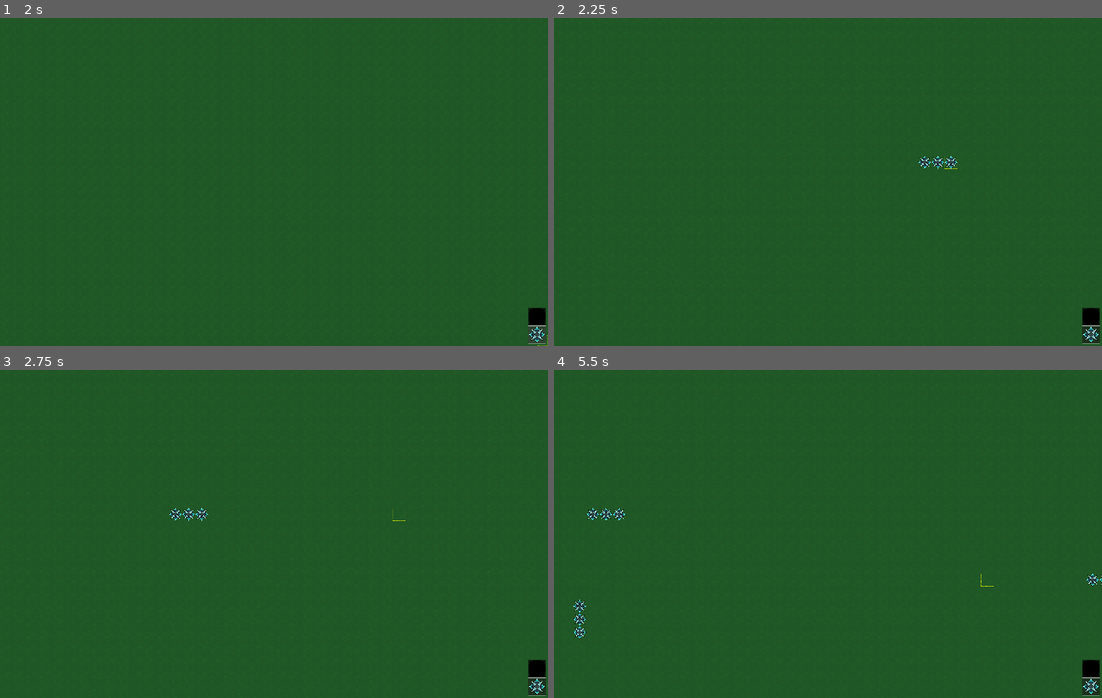
Above: before the commit, frames 1-4 (two rows, left to right).
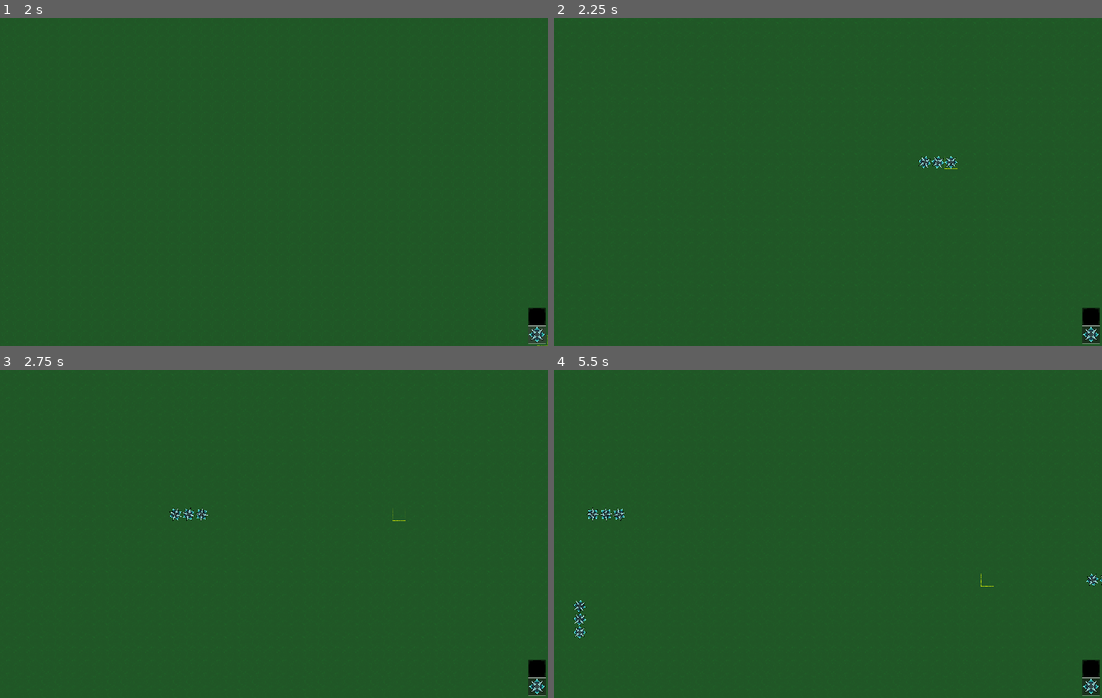
Above: after the commit, the same moments.

Repository: alexhays/CrystalTowerGame
Game: Godot game, scene res://scenes/main.tscn
Two runs of this game, one before a commit and one after it. Both use one fixed random seed, a clock stepped at 60 frames per second and the inputs below.
Inputs (mouse positions are in pixels of both pictures, inside the frame that each line leads up to):
- Up to frame 1 (2 s): click (537, 316) at 0.5 s; click (537, 336) at 1.25 s
- Up to frame 2 (2.25 s): tap Enter at 2 s; move the mouse to (948, 165) at 2.02 s; hold D (right) from 2.03 s (still down); tap Mouse wheel up (zoomIn) at 2.1 s; click (948, 165) at 2.17 s
- Up to frame 3 (2.75 s): keep holding D (right)
- Up to frame 4 (5.5 s): move the mouse to (718, 550) at 2.77 s; release D (right) at 2.78 s; hold S (down) 2.78-3.53 s; tap Mouse wheel down (zoomOut) at 2.85, 4.35 s; click (718, 550) at 2.92 s; move the mouse to (882, 461) at 3.52 s; hold D (right) 3.53-4.28 s; tap Mouse wheel up (zoomIn) at 3.6, 5.1 s; click (882, 461) at 3.67 s; move the mouse to (800, 599) at 4.27 s; hold W (up) 4.28-5.03 s; click (800, 599) at 4.42 s; move the mouse to (992, 583) at 5.02 s; hold A (left) from 5.03 s (still down); click (992, 583) at 5.17 s

Frame 1 is identical in both runs. In frame 2, less than 0.1% of the frame differs, in the area x 66-72%, y 42-47%; in frame 3, 0.1%; in frame 4, 0.3%, in the area x 3-100%, y 41-82%.

Commit message:
Update spike_tower.gd

Diff:
--- a/scripts/spike_tower.gd
+++ b/scripts/spike_tower.gd
@@ -1,9 +1,6 @@
-extends TileMap
+extends StaticBody2D
 
-signal leftClick(pos)
-signal rightClick(pos)
-
-var tile = Vector2(0,0)
+@export var speed = 5
 
 # Called when the node enters the scene tree for the first time.
 func _ready():
@@ -12,12 +9,4 @@
 
 # Called every frame. 'delta' is the elapsed time since the previous frame.
 func _process(delta):
-	erase_cell(2,tile)
-	tile = local_to_map(get_local_mouse_position())
-	if get_cell_source_id(0,tile)==0:
-		set_cell(2,tile,1,Vector2(0,0),0)
-		var globalPos = to_global(map_to_local(tile))
-		if Input.is_mouse_button_pressed(MOUSE_BUTTON_LEFT):
-			emit_signal("leftClick",globalPos.x,globalPos.y)
-		elif Input.is_mouse_button_pressed(MOUSE_BUTTON_RIGHT):
-			emit_signal("rightClick",globalPos.x,globalPos.y)
+	$Spike.rotate(delta*speed)
